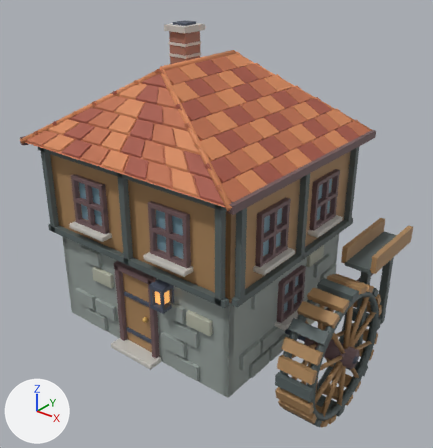
One commit to the glTF model public/village/watermill.glb: the scene before it, then after it.
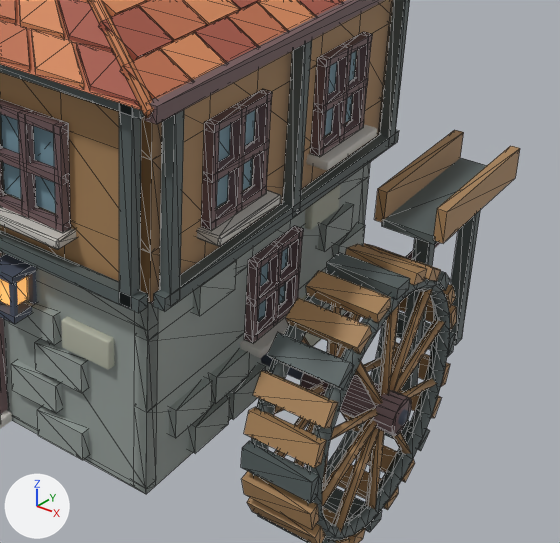
Each version is shown whole from a 50 mm lens placed at (7.97, -10.44, 9.17), pointed at (-0.23, -0.2, 2.81), then close up on the part from 36% to 100% of the width and 34% to 94% of the height. Every picture has the same lights, and +X, +Y and +Z are marked at lower left. The first two pictures are the older version. The close-ups show mesh edges as thin lines. Where no turn or scale is listed for an object, it has been applied to the vertices.

The first close-up shows 'Mill_black_frame.002', 'Mill_black_frame.003', 'Mill_crossbeam', 'Mill_crossbeam.002', 'Mill_eave_fascia.001', 'Mill_fieldstone_wall.006', 'Mill_fieldstone_wall.008', 'Mill_fieldstone_wall.009', 'Mill_flume_brace', 'Mill_flume_brace.001', 'Mill_flume_cheek', 'Mill_flume_cheek.001', 'Mill_flume_floor', 'Mill_flume_support', 'Mill_flume_support.001', 'Mill_timber_infill.011', 'move_spin_wheel' and 105 more.
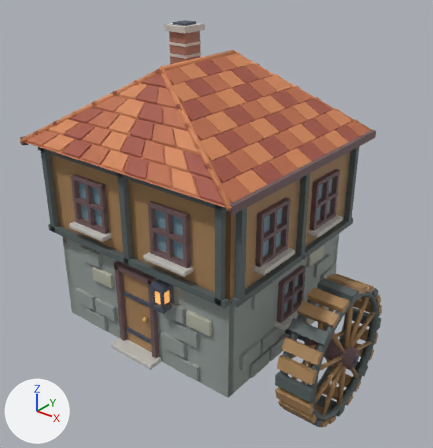
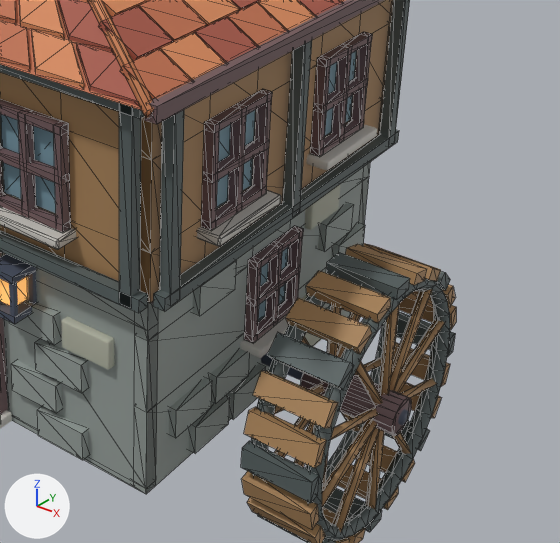
Location of each change, (x1, y1, x2, y2) in pixels of the close-ups (560 x 543 px):
'Mill_flume_cheek.001', deleted (brown): before (433, 146, 520, 243)
'Mill_flume_floor', deleted: before (382, 158, 487, 245)
'Mill_flume_cheek', deleted (brown): before (375, 130, 464, 223)
'Mill_flume_support.001', deleted: before (450, 210, 481, 345)
'Mill_flume_support', deleted: before (401, 238, 435, 391)
'Mill_flume_brace', deleted (mostly hidden): before (343, 251, 413, 318)

What the commit changed:
Object 'Mill_flume_brace' (ob_mill_flume_brace) is deleted.
Object 'Mill_flume_brace.001' (ob_mill_flume_brace_001) is deleted.
Object 'Mill_flume_cheek' (ob_mill_flume_cheek) is deleted.
Object 'Mill_flume_cheek.001' (ob_mill_flume_cheek_001) is deleted.
Object 'Mill_flume_floor' (ob_mill_flume_floor) is deleted.
Object 'Mill_flume_support' (ob_mill_flume_support) is deleted.
Object 'Mill_flume_support.001' (ob_mill_flume_support_001) is deleted.
